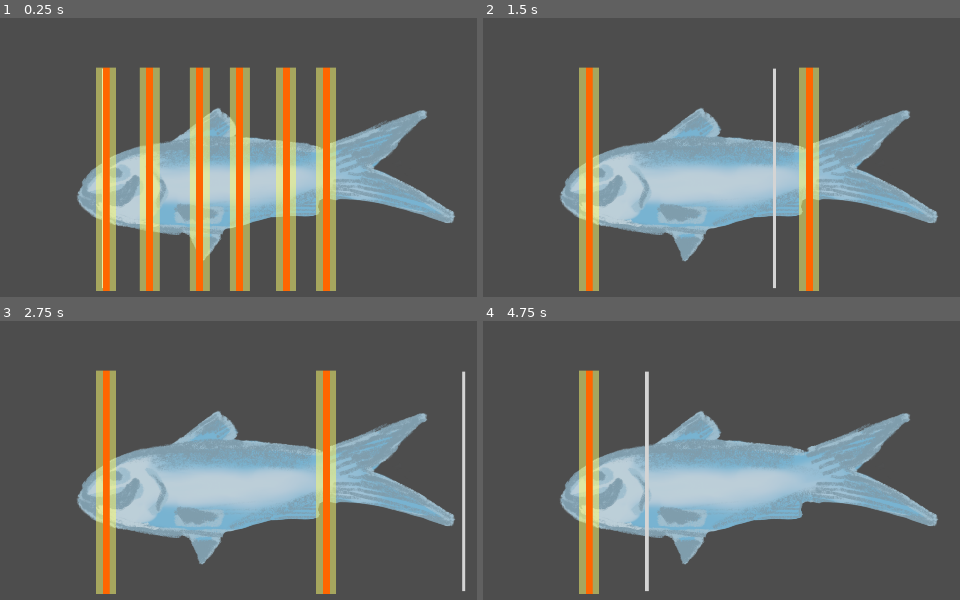
Above: before the commit, frames 1-4 (two rows, left to right).
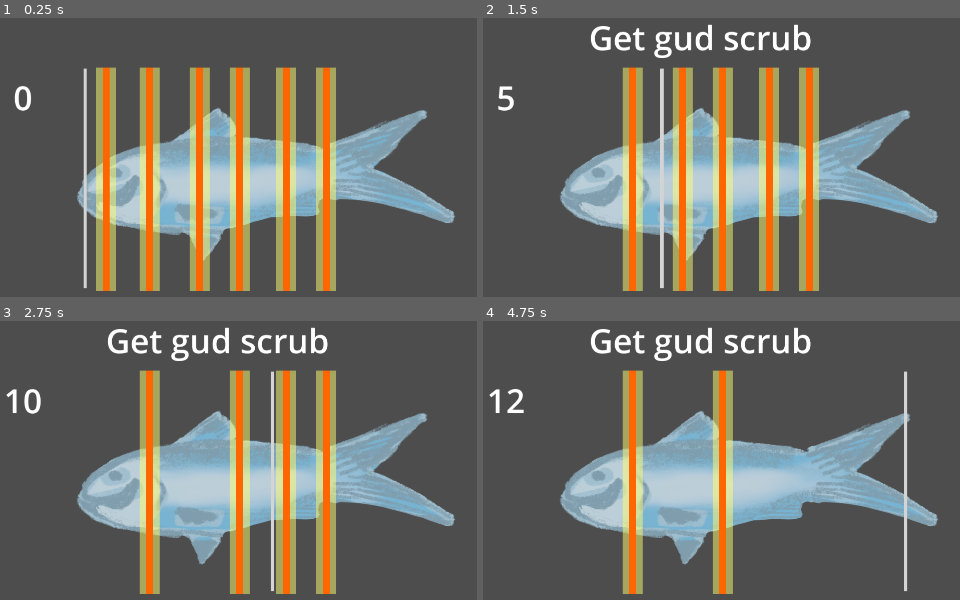
Above: after the commit, the same moments.

Repository: onadirli/secretsushi
Game: Godot game, scene res://scenes/chop.tscn
The game is run twice, just before and just after one commit, with the same random seed, the same clock (stepped at 60 frames per second) and the same inputs. This scene is started directly instead of the project's main scene.
Inputs:
- Up to frame 1 (0.25 s): no input
- Up to frame 2 (1.5 s): tap Enter at 0.5 s; hold Space (chop) 0.53-1.28 s; tap Space (chop) at 1.35 s
- Up to frame 3 (2.75 s): tap Space (chop) at 1.52, 1.82 s; hold Space (chop) from 2.03 s (still down)
- Up to frame 4 (4.75 s): release Space (chop) at 2.78 s; tap Space (chop) at 2.85, 3.02, 3.32, 4.35, 4.52 s; hold Space (chop) 3.53-4.28 s

The runs differ from the first frame. In frame 1, 1.0% of the frame differs, in the area x 2-22%, y 17-97%; in frame 2, 19%, in the area x 3-69%, y 2-98%; in frame 3, 17%; in frame 4, 13%.

Commit message:
feat: fish chop

Diff:
--- a/scenes/chop.tscn
+++ b/scenes/chop.tscn
@@ -52,5 +52,29 @@
 [node name="CutZone6" parent="." instance=ExtResource("3_2ecta")]
 position = Vector2(528, 0)
 
+[node name="Score" type="Label" parent="."]
+offset_left = 176.0
+offset_top = 152.0
+offset_right = 352.0
+offset_bottom = 262.0
+size_flags_horizontal = 4
+theme_override_font_sizes/font_size = 80
+text = "0"
+horizontal_alignment = 1
+vertical_alignment = 1
+
+[node name="ActionText" type="Label" parent="."]
+offset_left = 463.0
+offset_top = 8.0
+offset_right = 991.0
+offset_bottom = 118.0
+theme_override_font_sizes/font_size = 80
+horizontal_alignment = 1
+vertical_alignment = 1
+
+[node name="Timer" type="Timer" parent="."]
+autostart = true
+
 [connection signal="area_entered" from="Knife" to="Knife" method="_on_area_entered"]
 [connection signal="area_exited" from="Knife" to="Knife" method="_on_area_exited"]
+[connection signal="timeout" from="Timer" to="Knife" method="_on_timer_timeout"]
--- a/scenes/knife.gd
+++ b/scenes/knife.gd
@@ -1,20 +1,27 @@
 extends Area2D
 
 var dx: Vector2 = Vector2.RIGHT
-var speed: int = 6;
+var speed: int = 3;
 
 var zoneStack: Array[Area2D] = []
 
+var score = 0
+
+var score_label: Label
+var action_label: Label
+
 # Called when the node enters the scene tree for the first time.
 func _ready():
-	pass # Replace with function body.
+	score_label = get_parent().get_node('Score')
+	action_label = get_parent().get_node('ActionText')
 
+func _input(event):
+	if event is InputEventKey:
+		if event.pressed and event.is_action('chop'):
+			_on_chop()
 
 # Called every frame. 'delta' is the elapsed time since the previous frame.
 func _process(delta):
-	if Input.is_action_pressed("chop"):
-		_on_chop()
-
 	position = position + dx * speed
 
 	var right_marker = get_parent().get_node("RightMarker")
@@ -35,14 +42,18 @@
 	var isPerfectChop = size == 2
 
 	if isPerfectChop:
-		print('perfect!')
+		action_label.text = 'Perfect!'
+		score += 5
 		zoneStack[1].get_parent().queue_free()
 
 	elif isNormalChop:
-		print('normal')
+		action_label.text = 'Normal chop'
+		score += 1
 		zoneStack[0].get_parent().queue_free()
 	else:
-		print('miss!')
+		action_label.text = 'Get gud scrub'
+
+	score_label.text = str(score)
 
 
 func _on_area_entered(area):
@@ -51,3 +62,7 @@
 
 func _on_area_exited(area):
 	zoneStack.pop_back()
+
+
+func _on_timer_timeout():
+	action_label.text = ''
